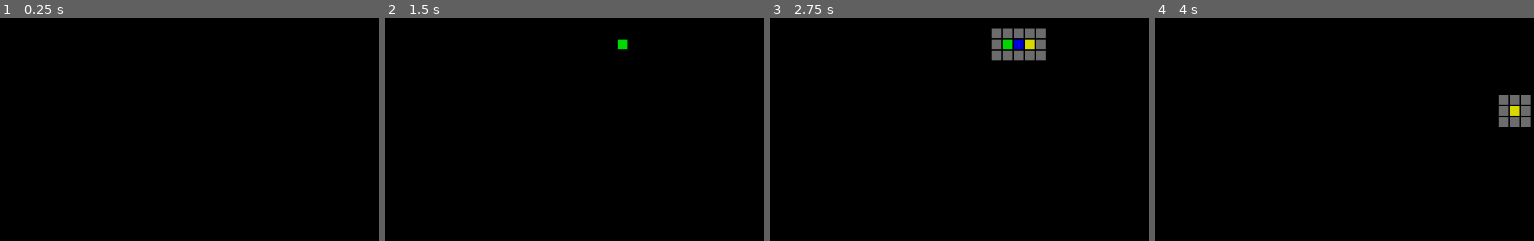
Above: before the commit, frames 1-4 (left to right).
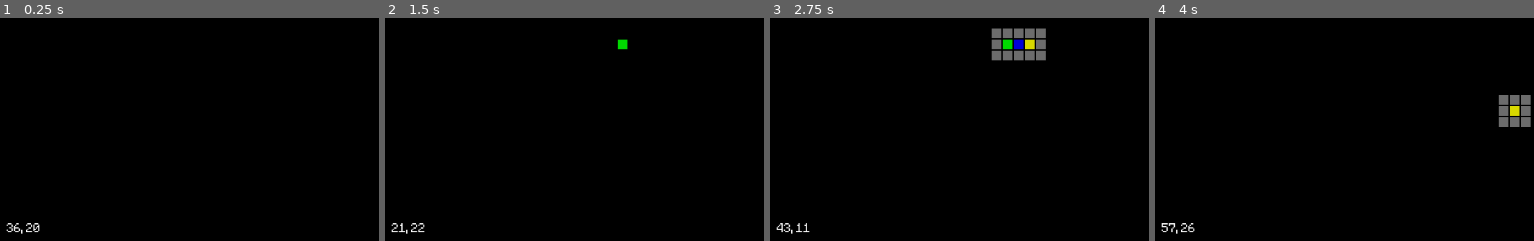
Above: after the commit, the same moments.

Repository: javier-adrian/AStar-GDS
Game: Godot game, scene res://scenes/main/main.tscn
Two runs of this game, one before a commit and one after it. Both use one fixed random seed, a clock stepped at 60 frames per second and the inputs below.
Inputs (mouse positions are % of the whole screen's width and height, from its top left):
- Up to frame 1 (0.25 s): no input
- Up to frame 2 (1.5 s): tap Enter at 0.5 s; move the mouse to (76, 45) at 0.52 s; tap B (end) at 0.6 s; tap A (start) at 0.8, 1.25, 1.35 s; move the mouse to (31, 55) at 1.27 s
- Up to frame 3 (2.75 s): tap . (step) at 1.55 s; tap Tab (reset_progress) at 2 s; move the mouse to (63, 28) at 2.02 s; hold . (step) from 2.03 s (still down); tap B (end) at 2.3 s
- Up to frame 4 (4 s): tap A (start) at 2.75, 3.05 s; move the mouse to (47, 70) at 2.77 s; release . (step) at 2.78 s; tap B (end) at 2.85 s; tap Tab (reset_progress) at 3.5 s; move the mouse to (84, 65) at 3.52 s; hold Backspace (erase) from 3.53 s (still down); tap . (step) at 3.8 s
The pictures show only the part of the screen within x 0-50%, y 50-100%; the shares and areas given below are measured in that part.

The runs differ from the first frame. In frame 1, 0.2% of the frame differs, in the area x 1-11%, y 91-97%; in frame 2, 0.2%; in frame 3, 0.2%; in frame 4, 0.2%.

Commit message:
show cursor coordinates

Diff:
--- a/scenes/main/main.gd
+++ b/scenes/main/main.gd
@@ -8,9 +8,14 @@
 var target: Vector2
 var playing := false
 
+func _ready():
+    target = floor(get_global_mouse_position() / tile_size)
+    viewer.update_coords(target)
+
 
 func _input(event):
     target = floor(get_global_mouse_position() / tile_size)
+    viewer.update_coords(target)
 
     if Input.is_action_pressed("wall") && !playing:
         graph.add_wall(target)
--- a/scenes/viewer/viewer.gd
+++ b/scenes/viewer/viewer.gd
@@ -1,10 +1,11 @@
 extends Camera2D
 
 @onready var user_interface: CanvasLayer = $UserInterface
-@onready var margins: MarginContainer = $UserInterface/Margins
-@onready var start: CenterContainer = $UserInterface/Margins/HBoxContainer/Start
-@onready var end: CenterContainer = $UserInterface/Margins/HBoxContainer/End
-@onready var found: CenterContainer = $UserInterface/Margins/HBoxContainer/Found
+# @onready var margins: MarginContainer = $UserInterface/Margins
+@onready var start: CenterContainer = $UserInterface/TopLeft/HBoxContainer/Start
+@onready var end: CenterContainer = $UserInterface/TopLeft/HBoxContainer/End
+@onready var found: CenterContainer = $UserInterface/TopLeft/HBoxContainer/Found
+@onready var coordinates: Label = $UserInterface/BottomLeft/VBoxContainer/Coords
 
 @onready var width: int = ProjectSettings.get_setting("display/window/size/viewport_width")
 @onready var height: int = ProjectSettings.get_setting("display/window/size/viewport_height")
@@ -21,11 +22,15 @@
 func toggle_found(setting: bool) -> void:
 	found.visible = setting
 
+func update_coords(coords: Vector2i) -> void:
+	coordinates.text = "{0}, {1}".format([coords.x, coords.y])
+
 func _ready():
-	margins.add_theme_constant_override("margin_top", height * .01)
-	margins.add_theme_constant_override("margin_bottom", height * .01)
-	margins.add_theme_constant_override("margin_left", width * .01)
-	margins.add_theme_constant_override("margin_right", width * .01)
+	for node in user_interface.get_children():
+		node.add_theme_constant_override("margin_top", height * .01)
+		node.add_theme_constant_override("margin_bottom", height * .01)
+		node.add_theme_constant_override("margin_left", width * .01)
+		node.add_theme_constant_override("margin_right", width * .01)
 
 func _input(event):
 	if Input.is_action_just_released("zoom in") and not pan_mode:
--- a/scenes/viewer/viewer.tscn
+++ b/scenes/viewer/viewer.tscn
@@ -1,7 +1,12 @@
-[gd_scene load_steps=3 format=3 uid="uid://c2j445mrpxeti"]
+[gd_scene load_steps=5 format=3 uid="uid://c2j445mrpxeti"]
 
 [ext_resource type="Script" path="res://scenes/viewer/viewer.gd" id="1_eyvo3"]
 [ext_resource type="Texture2D" uid="uid://djppkexu6e8hy" path="res://assets/tile.png" id="2_j4g04"]
+[ext_resource type="FontFile" uid="uid://bttdwnl8d6k57" path="res://assets/Minecraftia-Regular.ttf" id="3_qf37p"]
+
+[sub_resource type="LabelSettings" id="LabelSettings_6m2xf"]
+font = ExtResource("3_qf37p")
+font_size = 14
 
 [node name="Camera" type="Camera2D"]
 position = Vector2(576, 324)
@@ -9,7 +14,7 @@
 
 [node name="UserInterface" type="CanvasLayer" parent="."]
 
-[node name="Margins" type="MarginContainer" parent="UserInterface"]
+[node name="TopLeft" type="MarginContainer" parent="UserInterface"]
 offset_right = 40.0
 offset_bottom = 40.0
 theme_override_constants/margin_left = 0
@@ -17,33 +22,52 @@
 theme_override_constants/margin_right = 0
 theme_override_constants/margin_bottom = 0
 
-[node name="HBoxContainer" type="HBoxContainer" parent="UserInterface/Margins"]
+[node name="HBoxContainer" type="HBoxContainer" parent="UserInterface/TopLeft"]
 layout_mode = 2
 theme_override_constants/separation = 10
 
-[node name="Start" type="CenterContainer" parent="UserInterface/Margins/HBoxContainer"]
+[node name="Start" type="CenterContainer" parent="UserInterface/TopLeft/HBoxContainer"]
 visible = false
 layout_mode = 2
 
-[node name="Start" type="TextureRect" parent="UserInterface/Margins/HBoxContainer/Start"]
+[node name="Start" type="TextureRect" parent="UserInterface/TopLeft/HBoxContainer/Start"]
 modulate = Color(0, 1, 0, 1)
 layout_mode = 2
 texture = ExtResource("2_j4g04")
 
-[node name="End" type="CenterContainer" parent="UserInterface/Margins/HBoxContainer"]
+[node name="End" type="CenterContainer" parent="UserInterface/TopLeft/HBoxContainer"]
 visible = false
 layout_mode = 2
 
-[node name="End" type="TextureRect" parent="UserInterface/Margins/HBoxContainer/End"]
+[node name="End" type="TextureRect" parent="UserInterface/TopLeft/HBoxContainer/End"]
 modulate = Color(1, 0, 0, 1)
 layout_mode = 2
 texture = ExtResource("2_j4g04")
 
-[node name="Found" type="CenterContainer" parent="UserInterface/Margins/HBoxContainer"]
+[node name="Found" type="CenterContainer" parent="UserInterface/TopLeft/HBoxContainer"]
 visible = false
 layout_mode = 2
 
-[node name="TextureRect" type="TextureRect" parent="UserInterface/Margins/HBoxContainer/Found"]
+[node name="TextureRect" type="TextureRect" parent="UserInterface/TopLeft/HBoxContainer/Found"]
 modulate = Color(1, 1, 0, 1)
 layout_mode = 2
 texture = ExtResource("2_j4g04")
+
+[node name="BottomLeft" type="MarginContainer" parent="UserInterface"]
+anchors_preset = 2
+anchor_top = 1.0
+anchor_bottom = 1.0
+offset_top = -40.0
+offset_right = 40.0
+grow_vertical = 0
+
+[node name="VBoxContainer" type="VBoxContainer" parent="UserInterface/BottomLeft"]
+layout_mode = 2
+size_flags_horizontal = 0
+size_flags_vertical = 4
+
+[node name="Coords" type="Label" parent="UserInterface/BottomLeft/VBoxContainer"]
+layout_mode = 2
+size_flags_horizontal = 0
+text = "?, ?"
+label_settings = SubResource("LabelSettings_6m2xf")
Binary file added: assets/Minecraftia-Regular.ttf
Not shown, added: assets/Minecraftia-Regular.ttf.import
